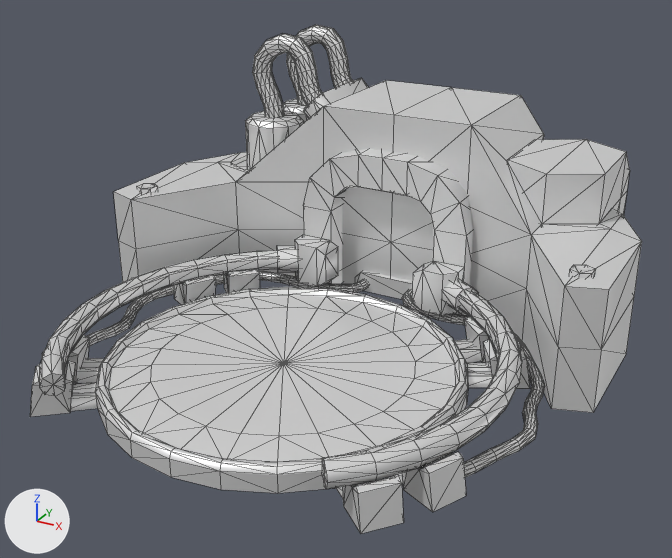
The glTF model glb/leglab.glb, before and after one commit.
Camera for both pictures: a 50 mm camera at (72.0, -132.3, 76.2) aimed at (1.7, -4.4, 12.2). Lighting does not change. The marker at lower left points along +X, +Y and +Z. The first picture is the older version. Mesh edges are drawn as thin lines on the coarser meshes. Where no turn or scale is listed for an object, it has been applied to the vertices.

The scene before the commit, as lines of its bpy script (objects in view):
```python
me_exhaust = bpy.data.meshes.new('exhaust')
me_exhaust.from_pydata(...)  # 28 vertices, 45 faces; spans x -8.7..8.7, y -11.0..18.7, z -16.0..14.0
me_exhaust.materials.append(mat_s3o_default)  # white #e7e7e7
ob_exhaust = bpy.data.objects.new('exhaust', me_exhaust)
ob_exhaust.location = (30.0, 29.0, 15.0)
ob_nanol = bpy.data.objects.new('nanol', None)
ob_nanol.parent = ob_arml
ob_nanol.location = (-5.0, 0.0, 0.0)
ob_nanor = bpy.data.objects.new('nanor', None)
ob_nanor.parent = ob_armr
ob_nanor.location = (5.0, 0.0, 0.0)
# also in view: 'base' at (0.0, 0.0, 22.9); 'arml' at (23.5, -16.1, 6.0); 'armr' at (-23.6, -16.1, 6.0)
```
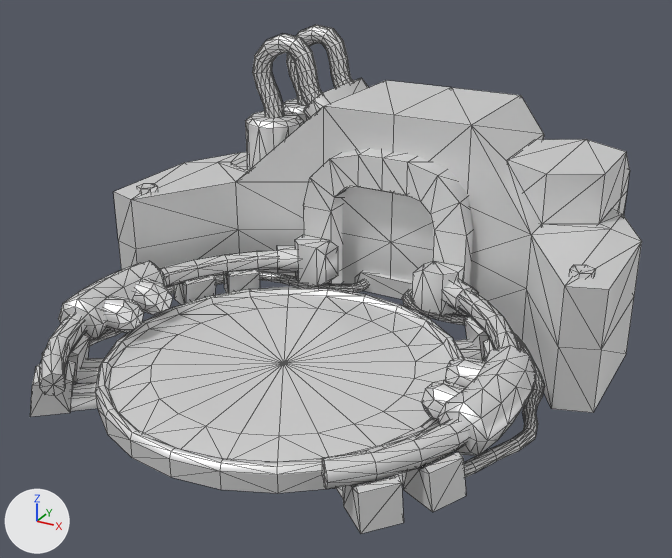
Changed parts and their boxes [x1, y1, x2, y2] in the pictures (672 x 558 px):
```json
{"object": "nanol", "change": "now drawn", "after": [421, 346, 536, 456]}
{"object": "nanor", "change": "now drawn", "after": [58, 261, 173, 341]}
```

Edits to the scene script, one JSON object a line:
```json
{"op": "add", "block": "me_nanor", "code": ["me_nanor = bpy.data.meshes.new('nanor')", "me_nanor.from_pydata(...)  # 120 vertices, 208 faces; spans x -40.1..-26.8, y -11.3..11.3, z -4.2..4.2", "me_nanor.materials.append(mat_s3o_default)  # white #e7e7e7"]}
{"op": "add", "block": "me_nanol", "code": ["me_nanol = bpy.data.meshes.new('nanol')", "me_nanol.from_pydata(...)  # 120 vertices, 208 faces; spans x 26.8..40.1, y -11.3..11.3, z -4.2..4.2", "me_nanol.materials.append(mat_s3o_default)  # white #e7e7e7"]}
{"op": "set", "path": "ob_nanol", "old": "bpy.data.objects.new('nanol', None)", "new": "bpy.data.objects.new('nanol', me_nanol)"}
{"op": "set", "path": "ob_nanor", "old": "bpy.data.objects.new('nanor', None)", "new": "bpy.data.objects.new('nanor', me_nanor)"}
```
